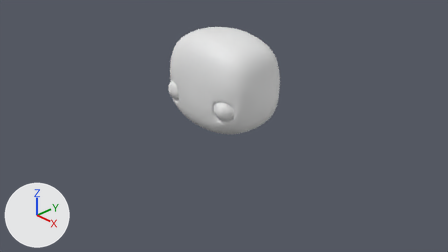
Renders of the Blender file deadpool.blend from each side of a commit.
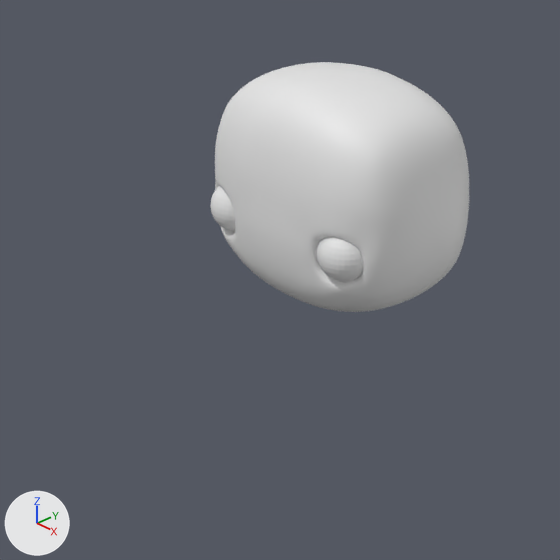
There are two pictures of each version: one from the file's camera 'Camera', one close up on the part from 17% to 71% of the width and 0% to 96% of the height. The lights are fixed; the arrows at lower left show +X, +Y and +Z.

Script lines for the objects in view, before the commit:
```python
me_cube = bpy.data.meshes.new('Cube')
me_cube.from_pydata(...)  # 362 vertices, 346 faces; spans x 0.0..1.14, y -0.95..0.96, z -0.99..1.02
me_cube.polygons.foreach_set('use_smooth', [True] * 346)
me_cube.materials.append(mat_material)  # white #e7e7e7
me_sphere = bpy.data.meshes.new('Sphere')
me_sphere.from_pydata(...)  # a UV sphere (32 segments, 16 rings, poles along z) spanning x -1.0..1.0, y -1.0..1.0, z -1.0..1.0
ob_cube = bpy.data.objects.new('Cube', me_cube)
ob_cube.location = (0.0, 0.0, 0.827)
ob_cube.scale = (0.857, 0.747, 0.857)
_m = ob_cube.modifiers.new('Mirror', 'MIRROR')
_m.use_clip = True
_m = ob_cube.modifiers.new('Subdivision', 'SUBSURF')
_m.levels = 2
ob_sphere = bpy.data.objects.new('Sphere', me_sphere)
ob_sphere.location = (0.602, -0.508, 0.633)
ob_sphere.scale = (0.201, 0.201, 0.201)
_m = ob_sphere.modifiers.new('Mirror', 'MIRROR')
_m.mirror_object = ob_cube
```
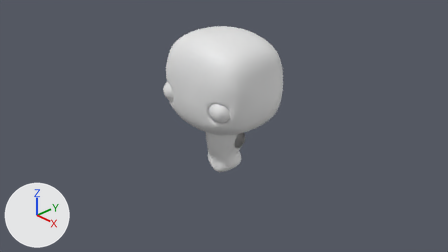
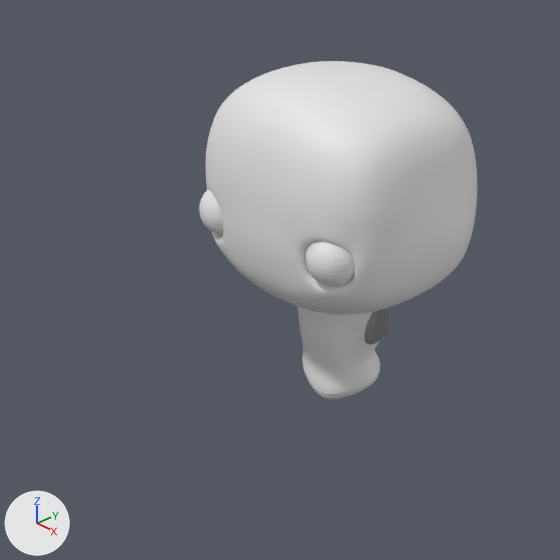
The change, as a list of edits to the scene's bpy script:
```text
Add me_cube_001:
    me_cube_001.from_pydata(...)  # 30 vertices, 23 faces; spans x 0.0..1.12, y -0.84..0.94, z -1.02..1.14
Change ob_cube:
    ob_cube.scale: (0.857, 0.747, 0.857) -> (0.857, 0.87, 0.857)
Change ob_sphere:
    ob_sphere.location: (0.602, -0.508, 0.633) -> (0.602, -0.617, 0.633)
Add ob_cube_001:
    ob_cube_001 = bpy.data.objects.new('Cube.001', me_cube_001)
    ob_cube_001.location = (0.0, 0.0, -0.488)
    ob_cube_001.scale = (0.391, 0.32, 0.52)
    _m = ob_cube_001.modifiers.new('Mirror', 'MIRROR')
    _m.use_clip = True
    _m = ob_cube_001.modifiers.new('Subdivision', 'SUBSURF')
    _m.levels = 2
```

Where the change shows, as pixel boxes [x1, y1, x2, y2] in the close-ups (560 x 560 px):
'Cube', rescaled (7% wider)
    before: [215, 62, 469, 312]
    after: [206, 61, 477, 315]
'Cube.001', added
    after: [297, 306, 390, 399]
'Sphere', rescaled, moved
    before: [211, 186, 363, 282]
    after: [199, 189, 354, 286]
